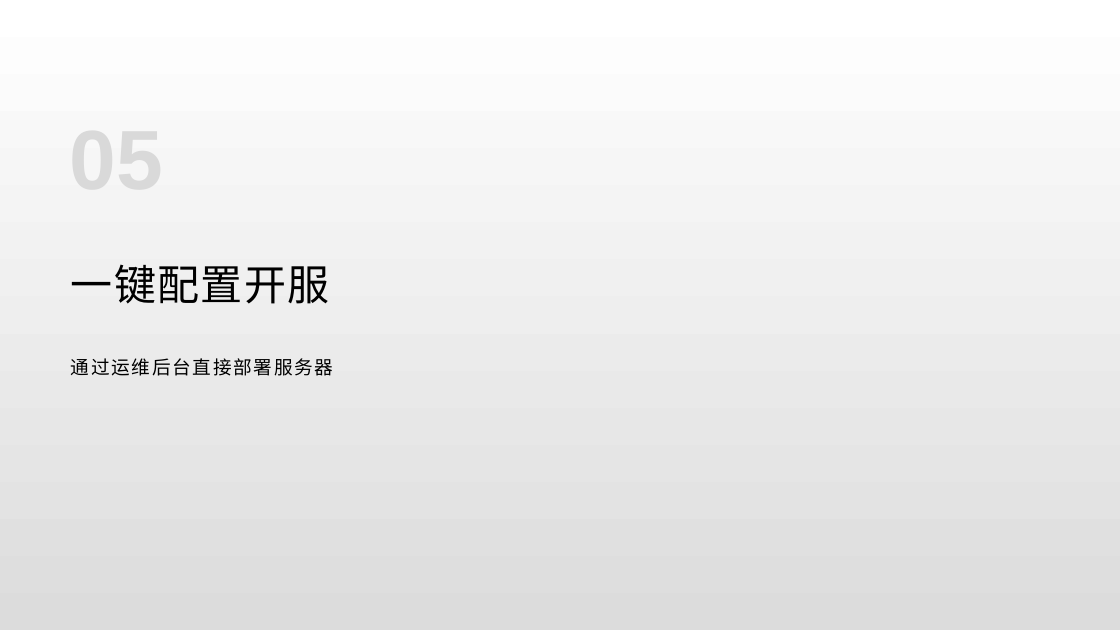
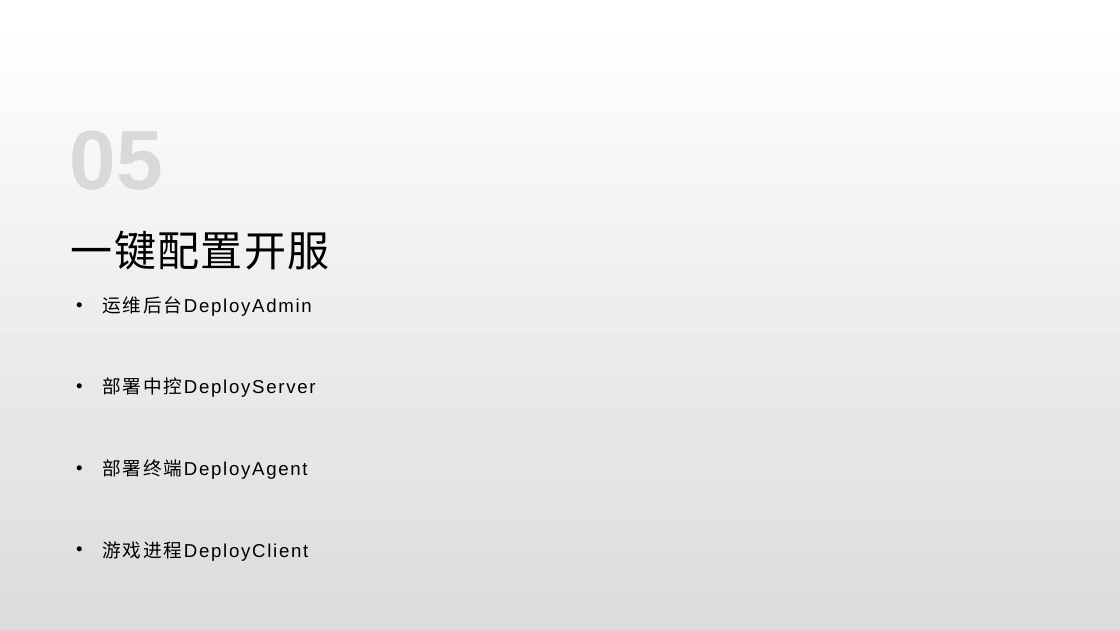
Before and after one commit to lori227/KFrame, a slide deck: slide 29 of _doc/KFrame.pptx. Drawn at 1120x630 pixels with LibreOffice and Linux fonts; fonts in the diff are those of the drawing. Boxes give left, top, right and bottom in pixels: in the first picture for what was removed or moved away, otherwise in the second. Text is boxed around its words. In the diff, an @@ line names an element or a change of style, - is before the commit and + after.

```diff
--- a/_doc/KFrame.pptx
+++ b/_doc/KFrame.pptx
@@ title "一键配置开服": place and size @@
-title "一键配置开服" at (71,264,330,304)
+title "一键配置开服" at (71,230,330,270)
@@ text at (102,296,315,561): text changed @@
-通过运维后台直接部署服务器
+• 运维后台DeployAdmin
+• 部署中控DeployServer
+• 部署终端DeployAgent
+• 游戏进程DeployClient
```
Also in this commit, not shown: 2 slides added.
